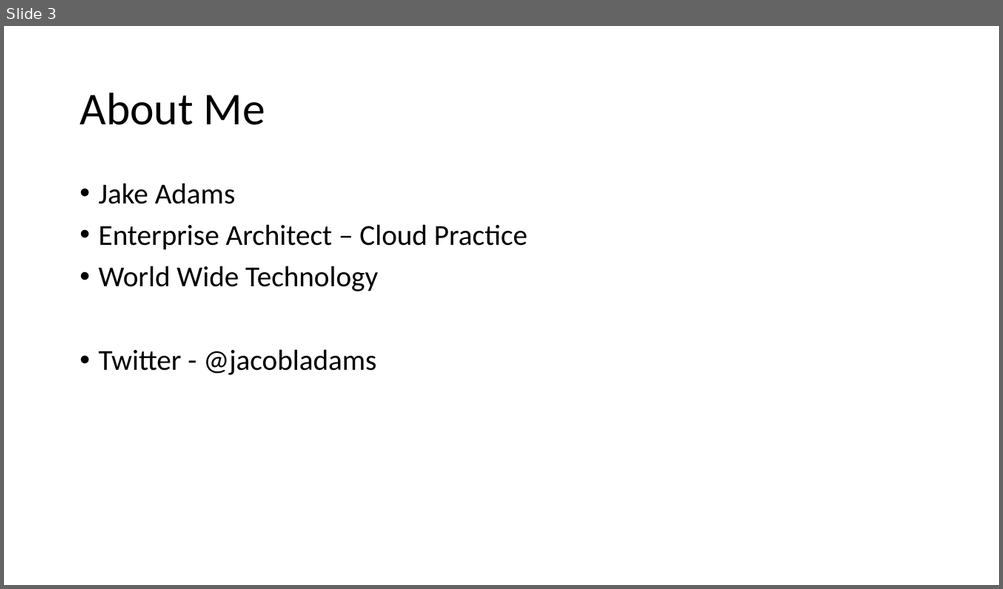
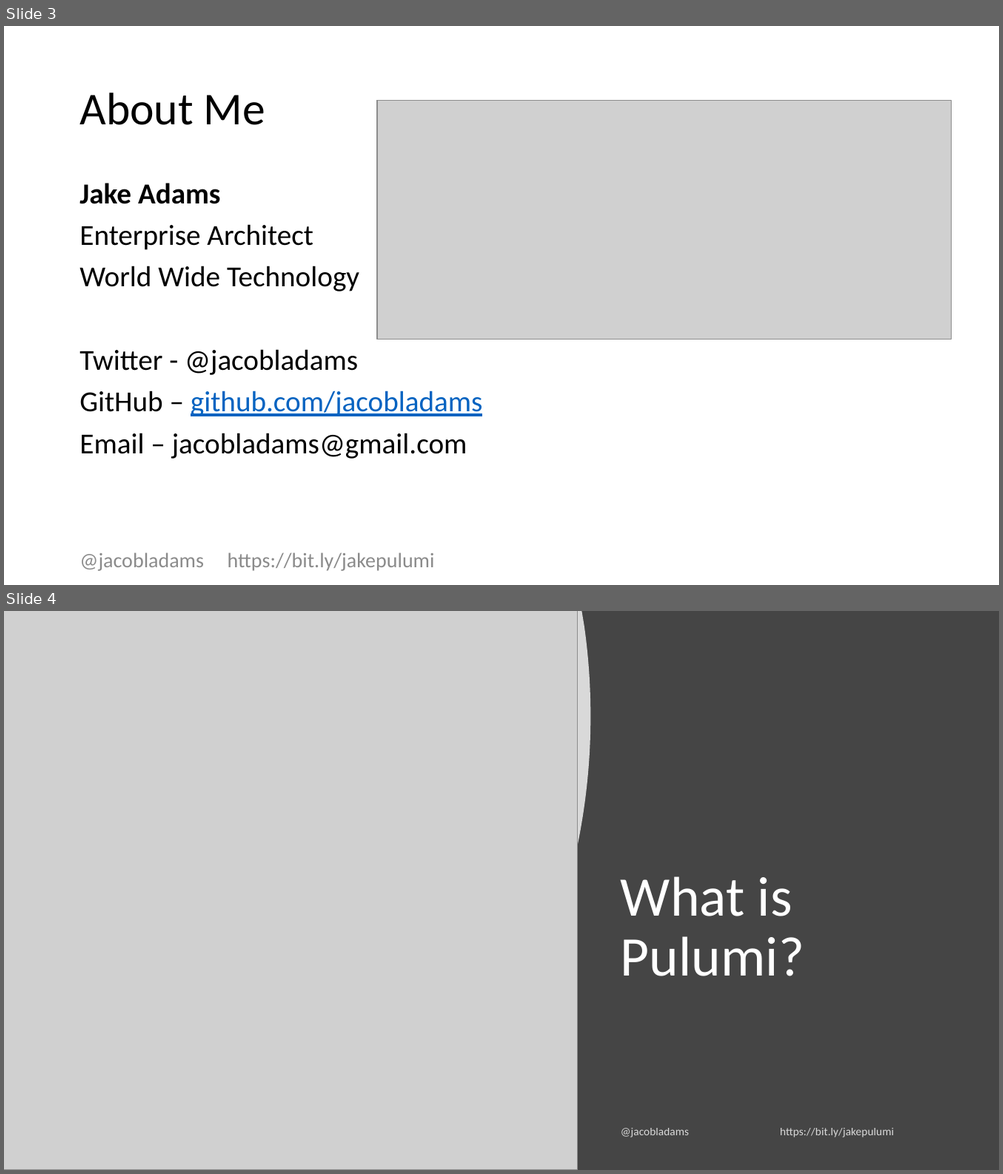
Before and after one commit to jacobladams/creating-cloud-infrastructure-with-c-sharp-and-pulumi, a slide deck: Creating Cloud Infrastructure with C# and Pulumi.pptx. Shown one above the other, each under a label of ours: slide 3 before the commit, slides 3 and 4 after it. The pictures are 1003x589 and 1003x1174 pixels, drawn with LibreOffice and Linux fonts; fonts in the diff are those of the drawing; grey boxes stand for pictures. Boxes give left, top, right and bottom in pixels: in the first picture for what was removed or moved away, otherwise in the second. Text is boxed around its words. In the diff, an @@ line names an element or a change of style, - is before the commit and + after.

```diff
--- a/Creating Cloud Infrastructure with C# and Pulumi.pptx
+++ b/Creating Cloud Infrastructure with C# and Pulumi.pptx
@@ slide 4 added at <box>4,611,999,1170</box>, background #454545 @@
@@ freeform shape added at <box>4,611,590,1170</box>, fill #FFFFFF at 80% opacity @@
@@ picture added at <box>4,611,578,1170</box> @@
@@ title added at <box>620,877,804,977</box>, 54 pt, text #FFFFFF @@
+What is Pulumi?
@@ text added at <box>620,1128,893,1138</box>, 11 pt, text #FFFFFF at 80% opacity @@
+@jacobladams https://bit.ly/jakepulumi
@@ slide 3 changed as well @@
@@ picture added at <box>377,101,933,332</box> @@
@@ picture added at <box>377,101,950,339</box> @@
@@ text at <box>79,183,359,375</box>: bold on in "Jake Adams"; bullet • to none @@
@@ text at <box>79,224,313,250</box>: text changed @@
-• Enterprise Architect – Cloud Practice
+Enterprise Architect
@@ text at <box>79,391,483,459</box>: paragraphs added @@
+GitHub – github.com/jacobladams
+Email – jacobladams@gmail.com
@@ text added at <box>79,553,435,571</box>, 20 pt, text #8C8C8C @@
+@jacobladams https://bit.ly/jakepulumi
```
Also in this commit, not shown: 2 other slides changed, 9 other slides added, 2 slides removed, 35 other files.
